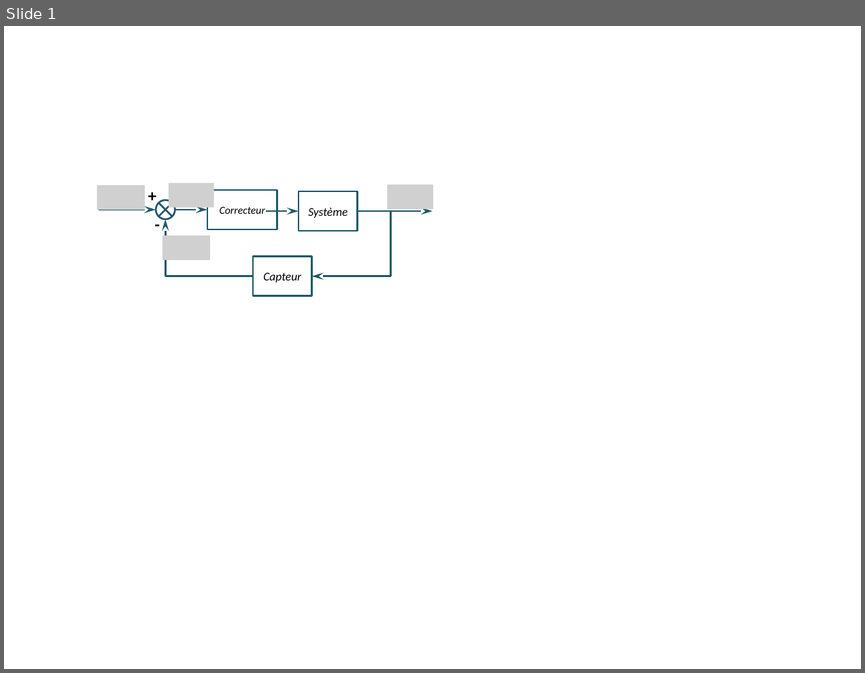
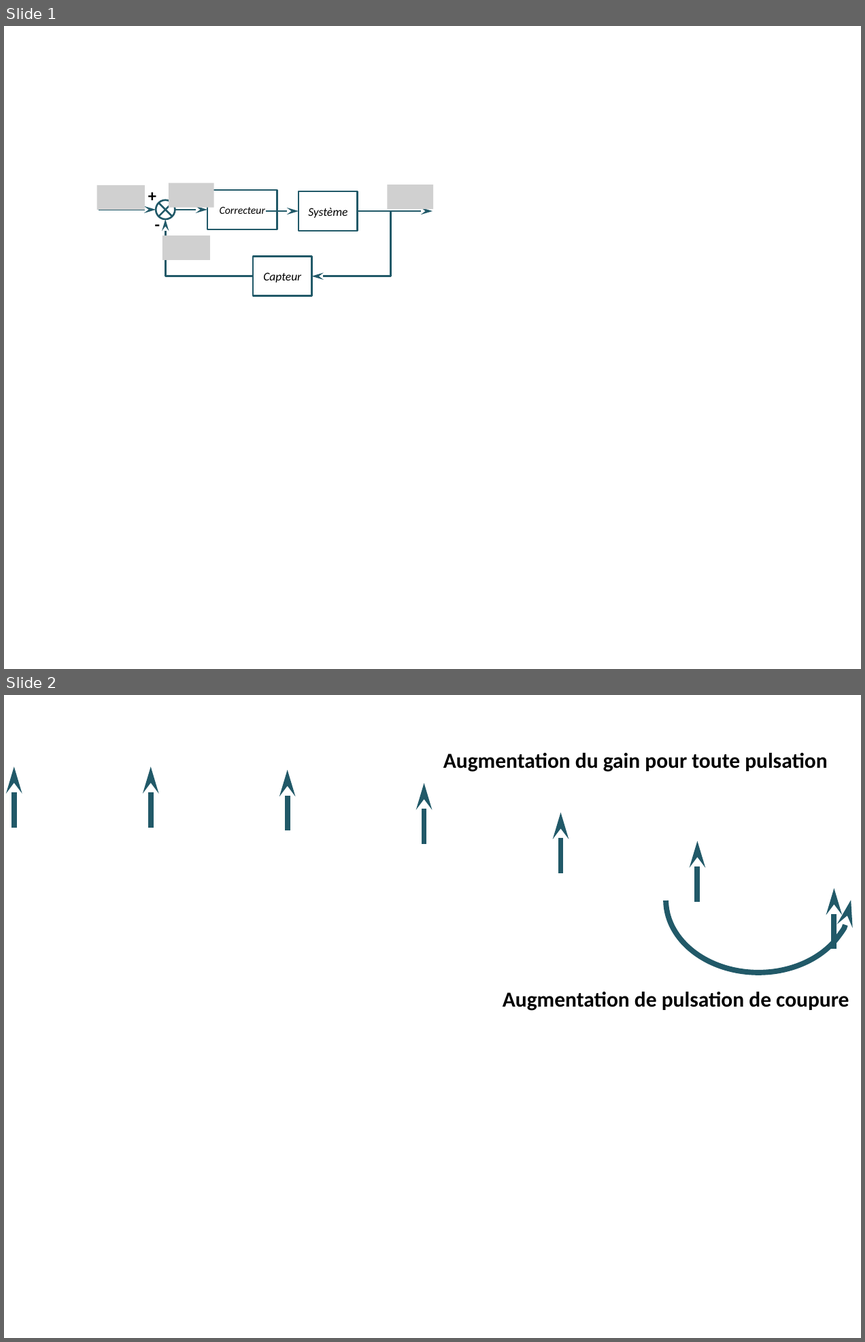
Before and after one commit to xpessoles/Cy_03_PSI_ConceptionCommande, a slide deck: Chapitre_01_Correction/Cours/images/Figures.pptx. Shown one above the other, each under a label of ours: slide 1 before the commit, slides 1 and 2 after it. The pictures are 865x673 and 865x1342 pixels, drawn with LibreOffice and Linux fonts; fonts in the diff are those of the drawing; grey boxes stand for pictures; background and template pictures are left out. Boxes give left, top, right and bottom in pixels: in the first picture for what was removed or moved away, otherwise in the second. Text is boxed around its words. In the diff, an @@ line names an element or a change of style, - is before the commit and + after.

Commit message:
MAJ

```diff
--- a/Chapitre_01_Correction/Cours/images/Figures.pptx
+++ b/Chapitre_01_Correction/Cours/images/Figures.pptx
@@ slide 2 added at [4, 695, 861, 1338], background picture (left out) @@
@@ text added at [443, 753, 827, 772], 18 pt, text #000000, bold @@
+Augmentation du gain pour toute pulsation
@@ arrow added from (14, 828) to (14, 767), #215968 4.5 pt @@
@@ arrow added from (150, 828) to (150, 767), #215968 4.5 pt @@
@@ arrow added from (288, 830) to (288, 770), #215968 4.5 pt @@
@@ arrow added from (424, 844) to (424, 783), #215968 4.5 pt @@
@@ arrow added from (561, 873) to (561, 813), #215968 4.5 pt @@
@@ arc (boxed as its full ellipse) added at [666, 828, 851, 972], outline #215968 4.5 pt @@
@@ arrow added from (697, 902) to (697, 841), #215968 4.5 pt @@
@@ arrow added from (834, 949) to (834, 888), #215968 4.5 pt @@
@@ text added at [502, 991, 849, 1011], 18 pt, text #000000, bold @@
+Augmentation de pulsation de coupure
```
